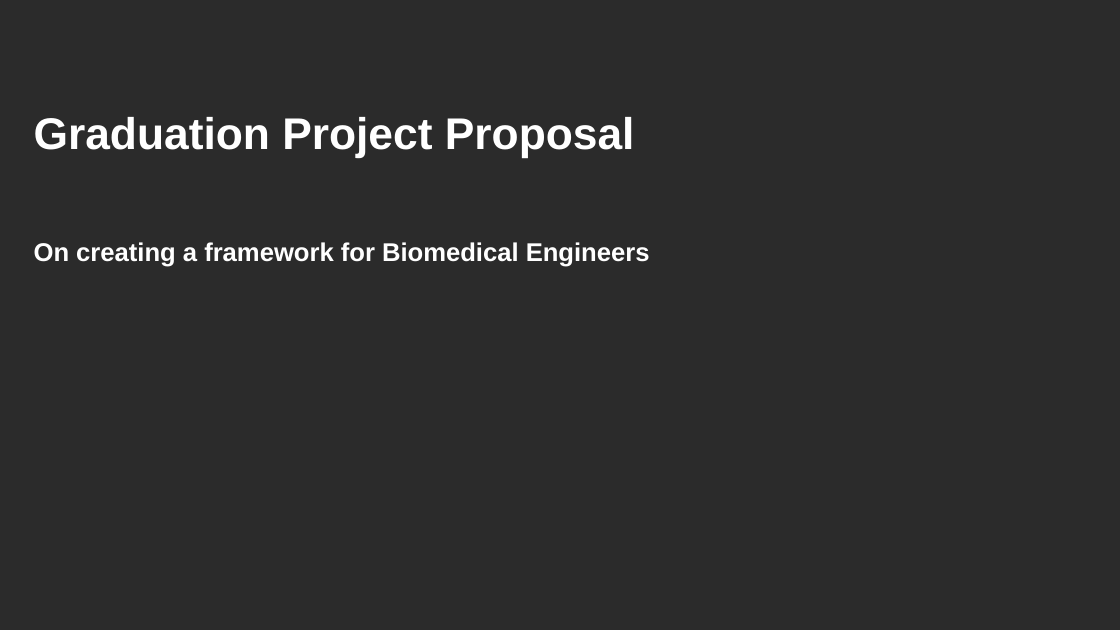
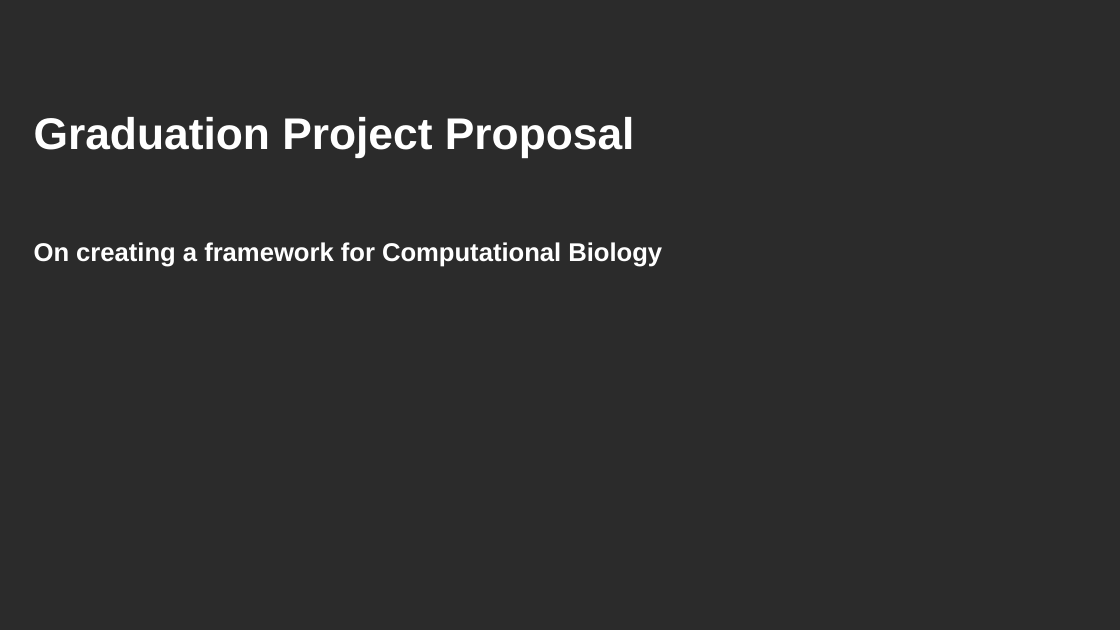
Before and after one commit to TimBeishuizen/GraduationFilesGithub, a slide deck: slide 16 of Meetings/A Computational Biology Framework.ppt. Drawn at 1120x630 pixels with LibreOffice and Linux fonts; fonts in the diff are those of the drawing; background and template pictures are left out; a plain dark background stands for a picture behind light text. Boxes give left, top, right and bottom in pixels: in the first picture for what was removed or moved away, otherwise in the second. Text is boxed around its words. In the diff, an @@ line names an element or a change of style, - is before the commit and + after.

```diff
--- a/Meetings/A Computational Biology Framework.ppt
+++ b/Meetings/A Computational Biology Framework.ppt
@@ subtitle at [34, 242, 662, 267]: text changed @@
-On creating a framework for Biomedical Engineers
+On creating a framework for Computational Biology
```
Also in this commit, not shown: 8 other slides changed, 2 slides added, 10 other files.
